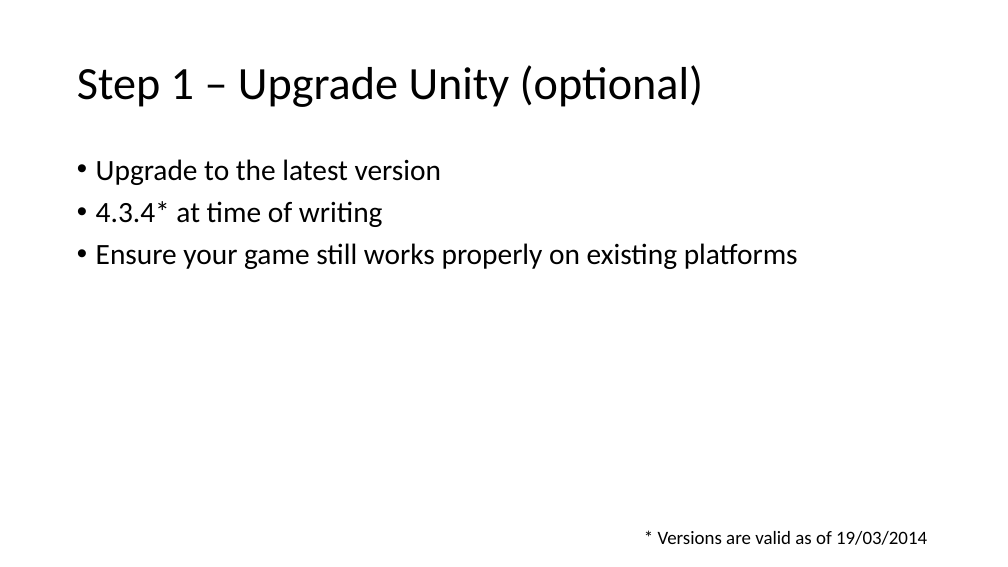
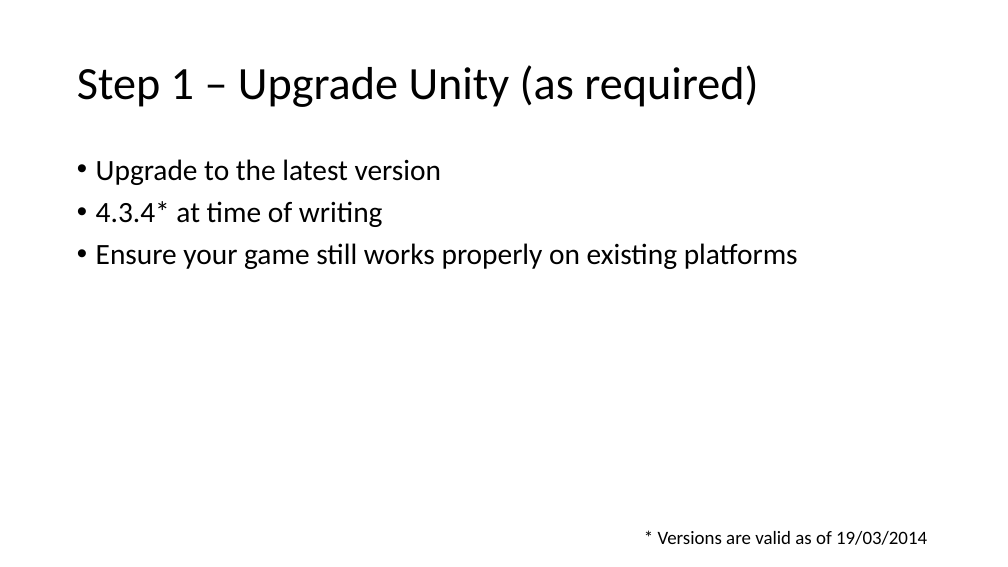
Before and after one commit to quandtm/UnityWin8Porting, a slide deck: slide 2 of PortingUnity_Win8.pptx. Drawn at 1008x567 pixels with LibreOffice and Linux fonts; fonts in the diff are those of the drawing. Boxes give left, top, right and bottom in pixels: in the first picture for what was removed or moved away, otherwise in the second. Text is boxed around its words. In the diff, an @@ line names an element or a change of style, - is before the commit and + after.

```diff
--- a/PortingUnity_Win8.pptx
+++ b/PortingUnity_Win8.pptx
@@ title at (77,65,758,107): text changed @@
-Step 1 – Upgrade Unity (optional)
+Step 1 – Upgrade Unity (as required)
```
Also in this commit, not shown: 2 other slides changed, 4 slides added.
